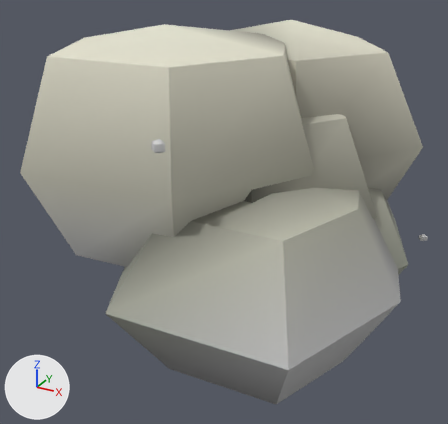
The glTF model assets/models/fiordland/plants/rata_tree.glb: old version first, new version second.
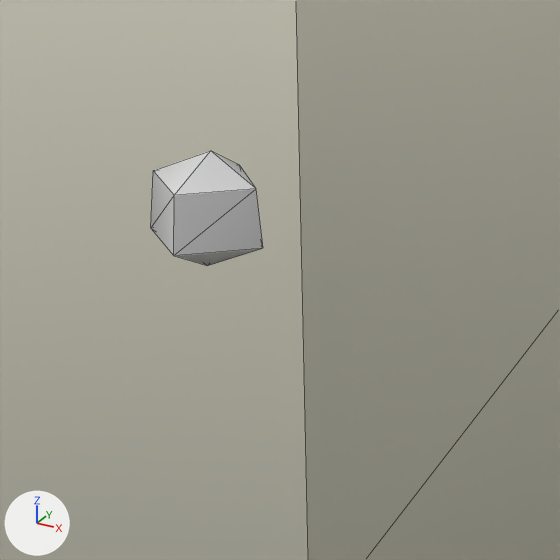
The first picture shows the older version from a camera (50 mm lens) standing at (3.13, -5.9, 4.44) and looking at (-0.03, -0.15, 1.56). The close-ups show the older and then the newer version on the part from 29% to 45% of the width and 28% to 45% of the height of that picture. Only the edits that show in the close-ups are written down. Lighting does not change. The marker at lower left points along +X, +Y and +Z. The close-ups show mesh edges as thin lines. Vertices at exactly the same position are counted once.

Names of what the first close-up shows: 'Rata'.
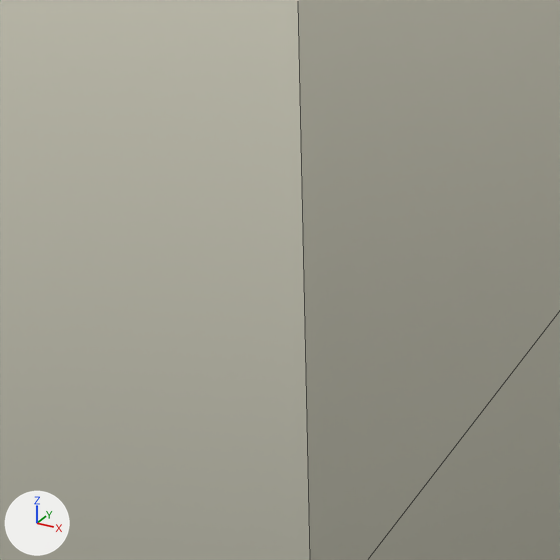
The change, as a diff of the scene's bpy script:
```diff
--- a/assets/models/fiordland/plants/rata_tree.glb.py
+++ b/assets/models/fiordland/plants/rata_tree.glb.py
@@ me_rata @@
 # used by ob_rata; location = (0.0, 0.0, 0.0)
-me_rata.from_pydata(...)  # 207 vertices, 354 faces; spans x -2.15..2.15, y -2.1..2.1, z 0.0..3.67
+me_rata.from_pydata(...)  # 207 vertices, 354 faces; spans x -2.14..2.14, y -2.1..2.1, z 0.0..3.67
+# me_rata part 1: the loose piece of 10 vertices spanning x 0.25..0.39, y -1.96..-1.83, z 2.83..2.96 is moved by (-0.19, 0.35, -0.16)
+# me_rata part 2: 25 faces centred in x -1.96..2.13, y -1.92..1.92, z 1.41..2.93 are repainted in the vertex colours; the middle colour goes from light grey #d1d1d1 to grey #6f6f6f
+# me_rata part 3: 10 faces centred in x -0.64..0.37, y -1.94..1.94, z 2.65..2.93 are repainted in the vertex colours; the middle colour goes from white #e8e8e8 to grey #6f6f6f
+# other edits to the shape of me_rata do not show in these pictures
 me_rata.materials.append(mat_paletteatlas)
```

Where the change shows, as pixel boxes [x1, y1, x2, y2] in the close-ups (560 x 560 px; the box of a moved part takes in the faces that stretch with it):
'Rata', reshaped, recoloured: [0, 0, 560, 560] in both
part 1 of me_rata, moved or reshaped (not visible afterwards): before [151, 151, 263, 266]
part 2 of me_rata, recoloured: before [151, 151, 263, 266]
part 3 of me_rata, recoloured: before [151, 151, 263, 256]
